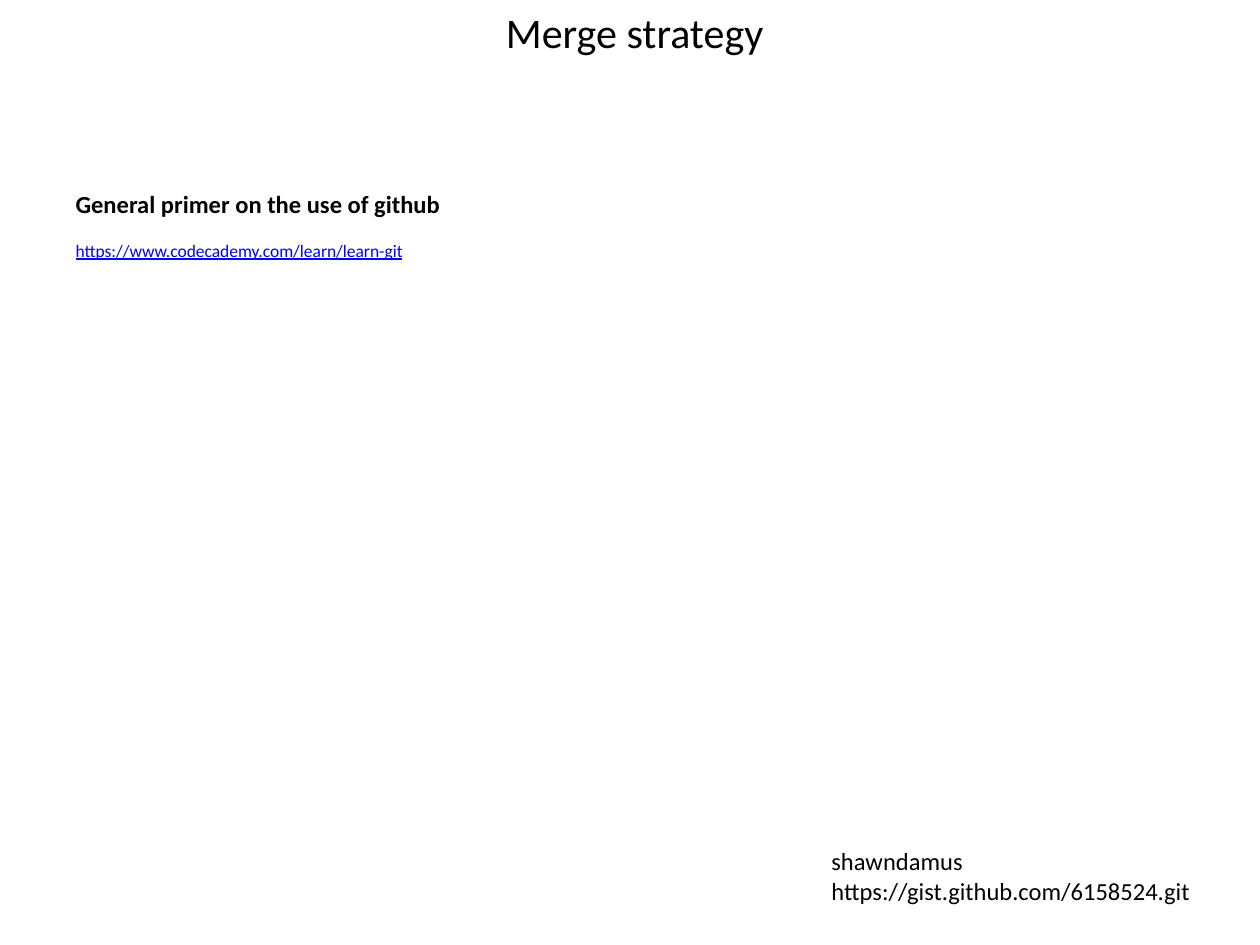
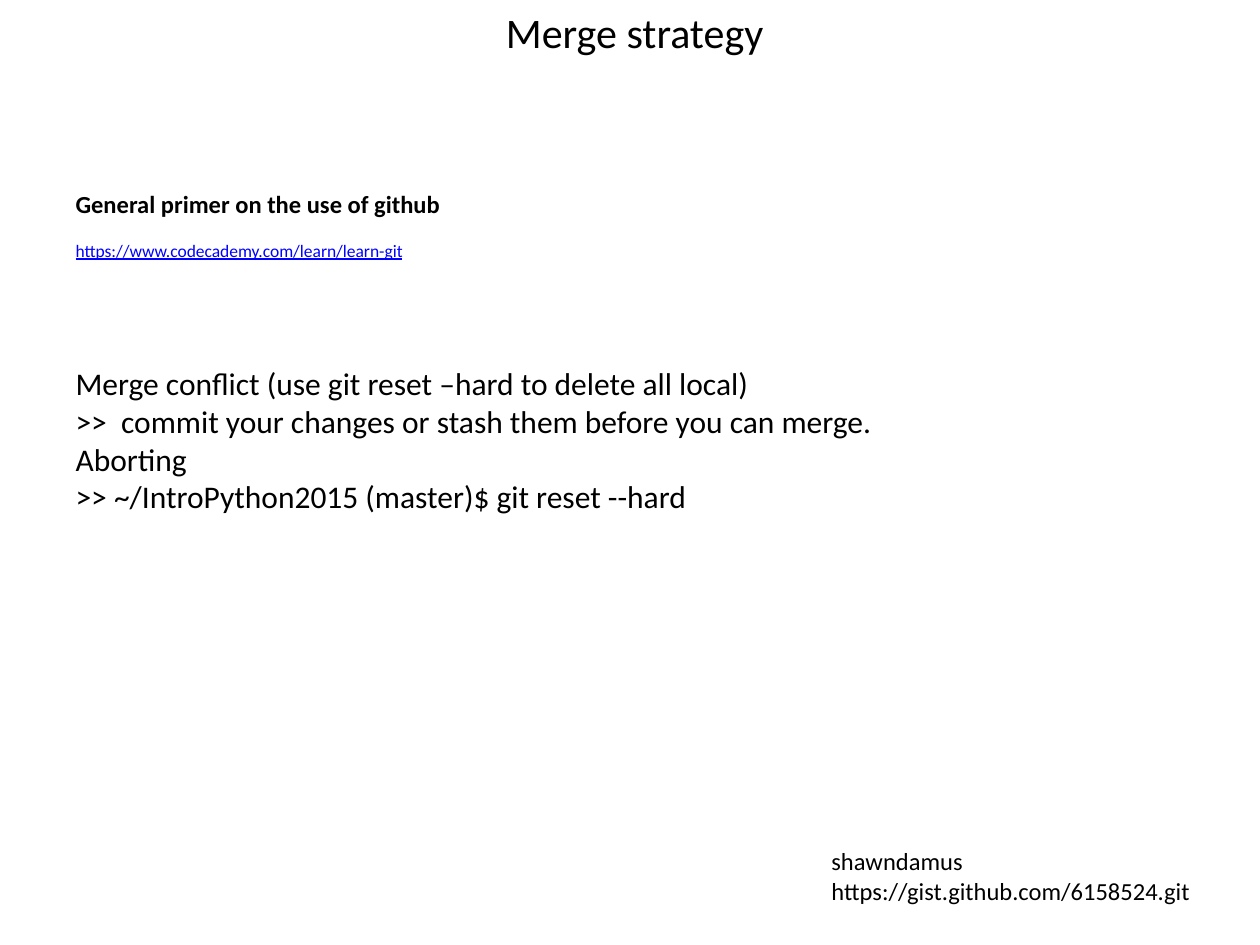
Before and after one commit to tycobass/IntroPython2015, a slide deck: slide 14 of students/eric_v/debris/Using_git.pptx. Drawn at 1260x945 pixels with LibreOffice and Linux fonts; fonts in the diff are those of the drawing. Boxes give left, top, right and bottom in pixels: in the first picture for what was removed or moved away, otherwise in the second. Text is boxed around its words. In the diff, an @@ line names an element or a change of style, - is before the commit and + after.

Commit message:
updated Using_git

```diff
--- a/students/eric_v/debris/Using_git.pptx
+++ b/students/eric_v/debris/Using_git.pptx
@@ text added at (76,372,871,514), 18 pt, text #000000 @@
+Merge conflict (use git reset –hard to delete all local)
+>> commit your changes or stash them before you can merge.
+Aborting
+>> ~/IntroPython2015 (master)$ git reset --hard
```
